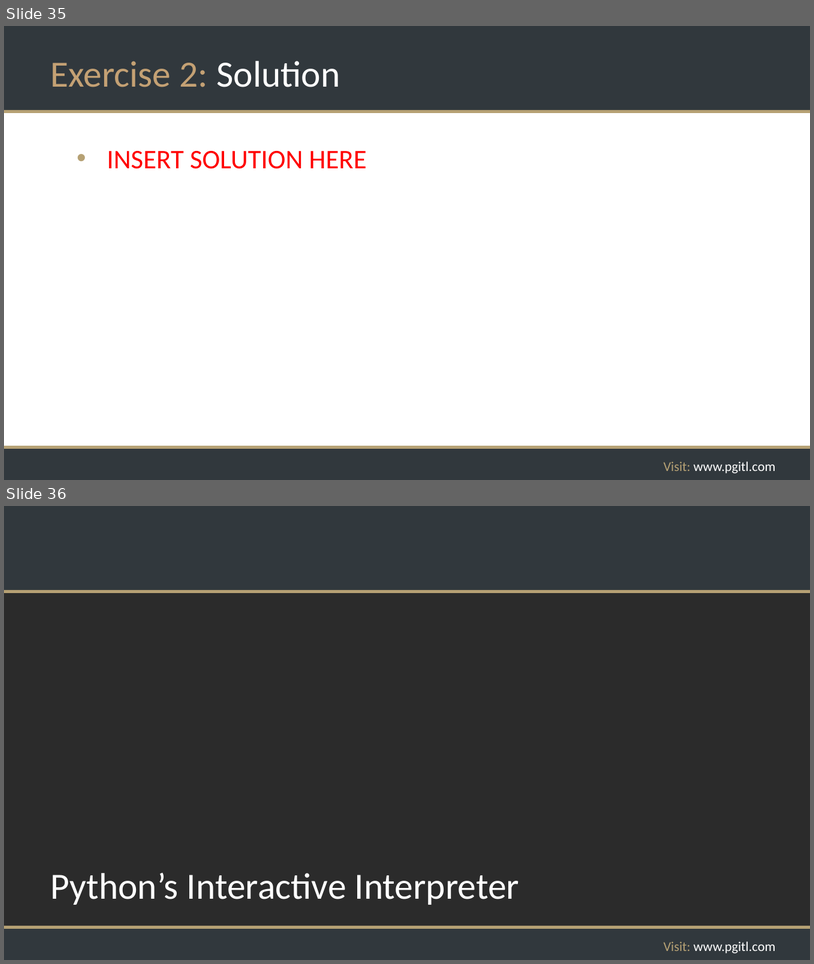
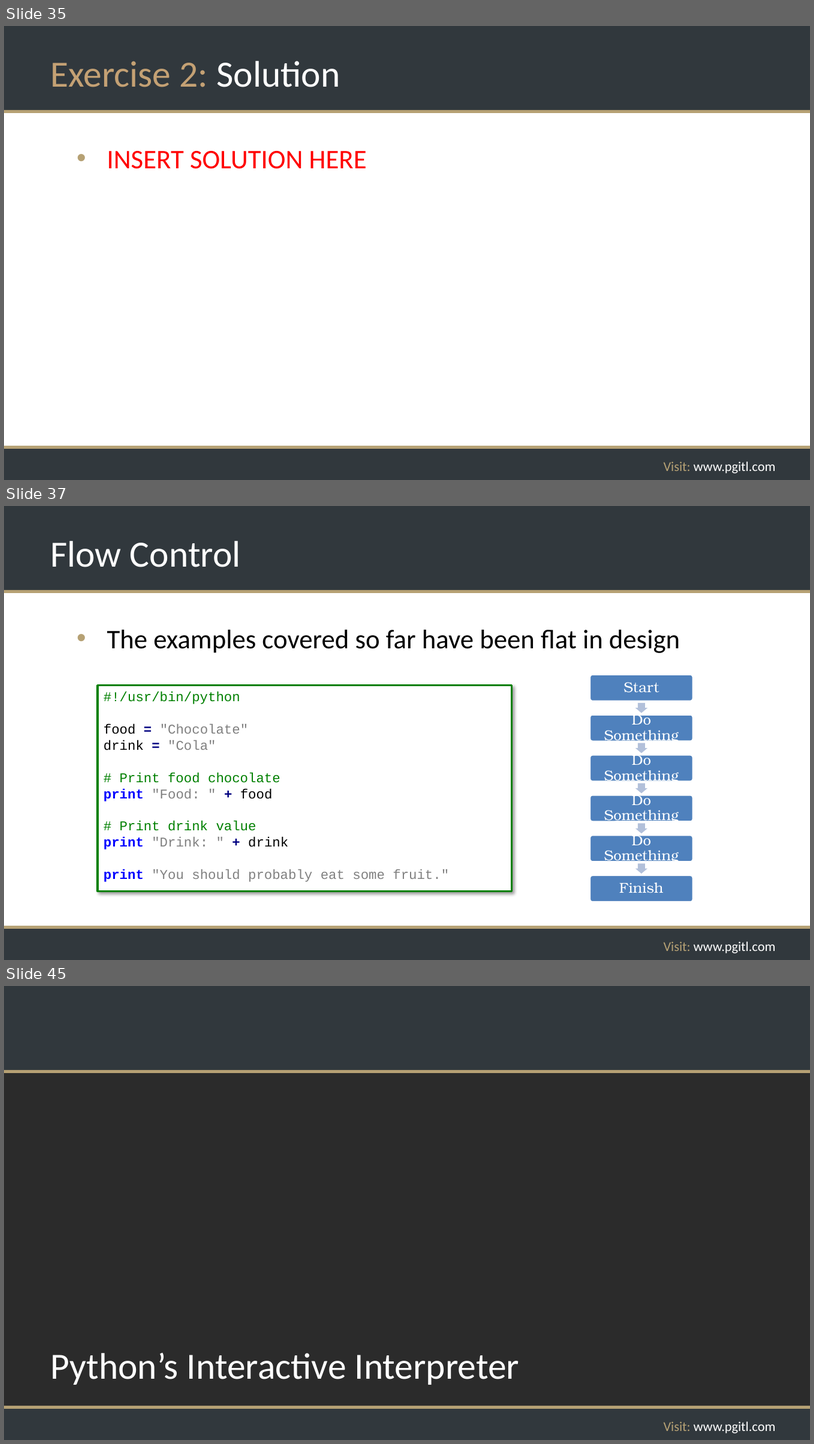
Before and after one commit to rikkouri/project-a, a slide deck: Programming Foundations.pptx. Shown one above the other, each under a label of ours: slides 35 and 36 before the commit, slides 35, 37 and 45 after it; the slides between them are not shown. The pictures are 814x964 and 814x1444 pixels, drawn with LibreOffice and Linux fonts; fonts in the diff are those of the drawing; background and template pictures are left out; a plain dark background stands for a picture behind light text. Boxes give left, top, right and bottom in pixels: in the first picture for what was removed or moved away, otherwise in the second. Text is boxed around its words. In the diff, an @@ line names an element or a change of style, - is before the commit and + after.

```diff
--- a/Programming Foundations.pptx
+++ b/Programming Foundations.pptx
@@ slide 37 added at [4, 506, 810, 960], background #FFFFFF; not listed: 5 template elements that a slide beside it also shows @@
@@ title added at [50, 541, 241, 567], 44 pt, text #FFFFFF @@
+Flow Control
@@ text added at [107, 630, 680, 653], 32 pt, text #000000 @@
+• The examples covered so far have been flat in design
@@ rectangle added at [98, 685, 512, 891], fill #FFFFFF, outline #008000 2.25 pt, 16 pt, text #808080 @@
+#!/usr/bin/python
+food = "Chocolate"
+drink = "Cola"
+# Print food chocolate
+print "Food: " + food
+# Print drink value
+print "Drink: " + drink
+print "You should probably eat some fruit."
@@ group added at [590, 674, 693, 901]: 6 rounded rectangles, 6 texts, 5 right arrows @@
+Start
+Do Something
+Do Something
+Do Something
+Do Something
+Finish
@@ what was slide 36 is now slide 45 @@
```
Also in this commit, not shown: 1 slide changed, 13 other slides added.
